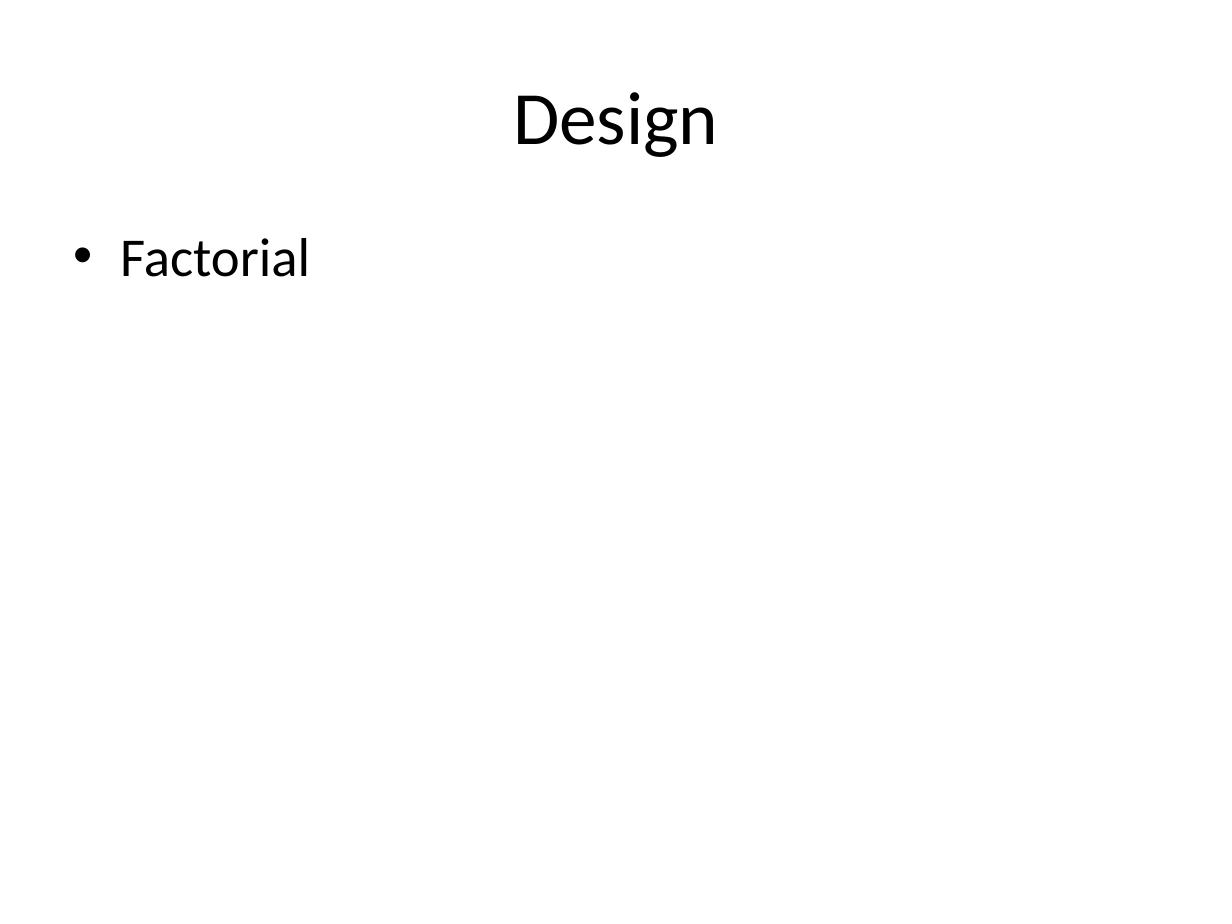
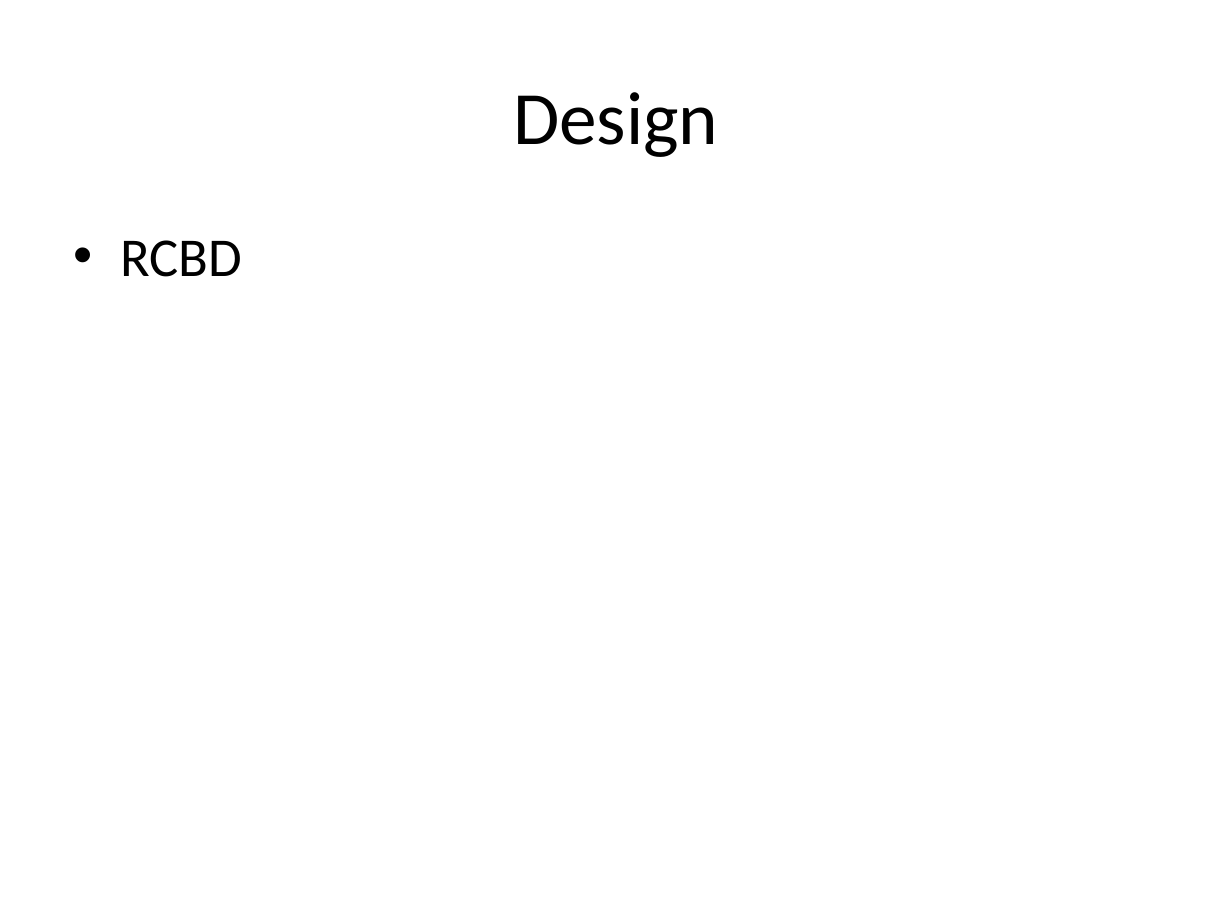
Before and after one commit to RabbitA/stat571, a slide deck: slide 2 of project/thornton-clark-popcorn.pptx. Drawn at 1232x924 pixels with LibreOffice and Linux fonts; fonts in the diff are those of the drawing. Boxes give left, top, right and bottom in pixels: in the first picture for what was removed or moved away, otherwise in the second. Text is boxed around its words. In the diff, an @@ line names an element or a change of style, - is before the commit and + after.

```diff
--- a/project/thornton-clark-popcorn.pptx
+++ b/project/thornton-clark-popcorn.pptx
@@ text at [120, 240, 242, 277]: text changed @@
-• Factorial
+• RCBD
```
Also in this commit, not shown: 4 other slides changed, 3 slides added, 1 slide removed, 7 other files.
